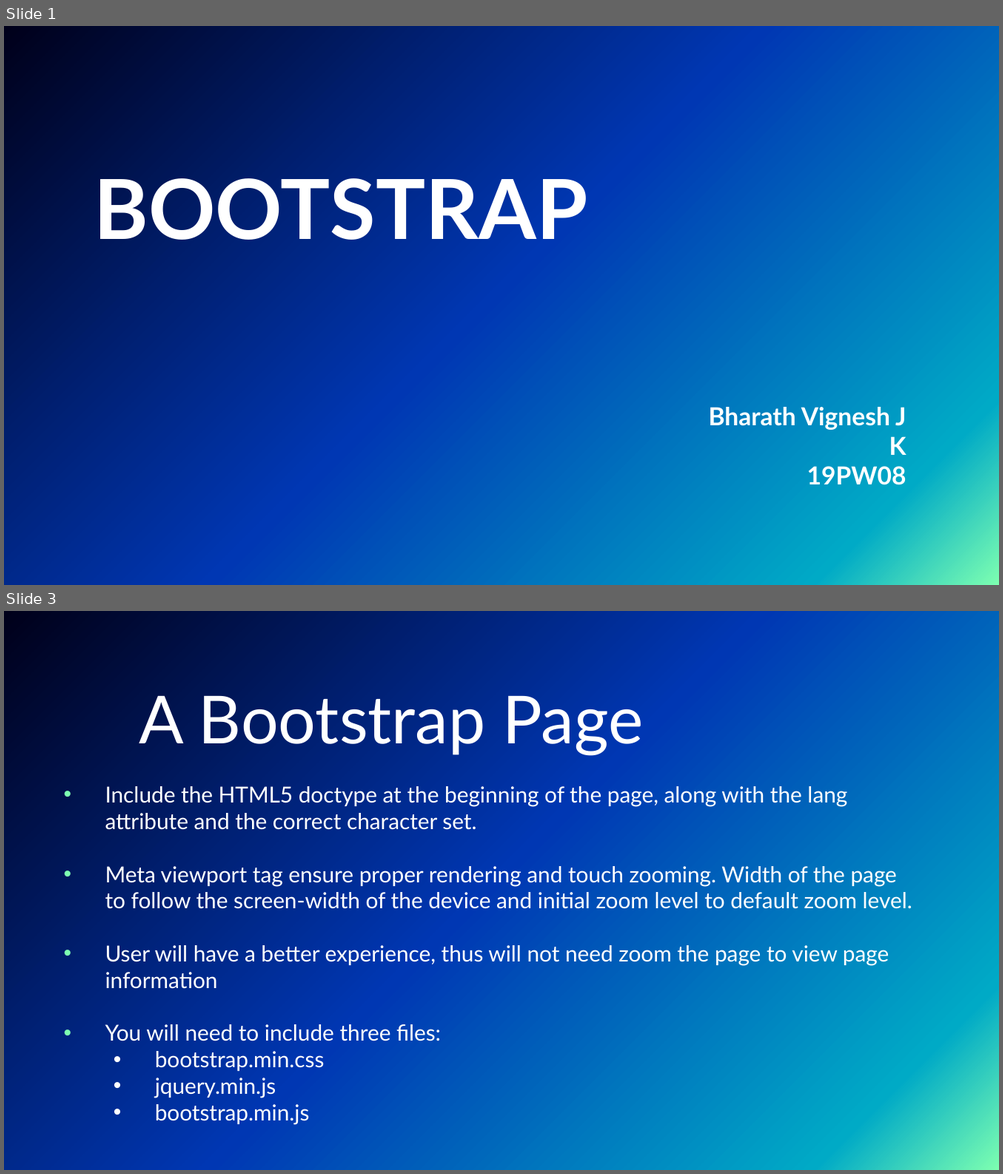
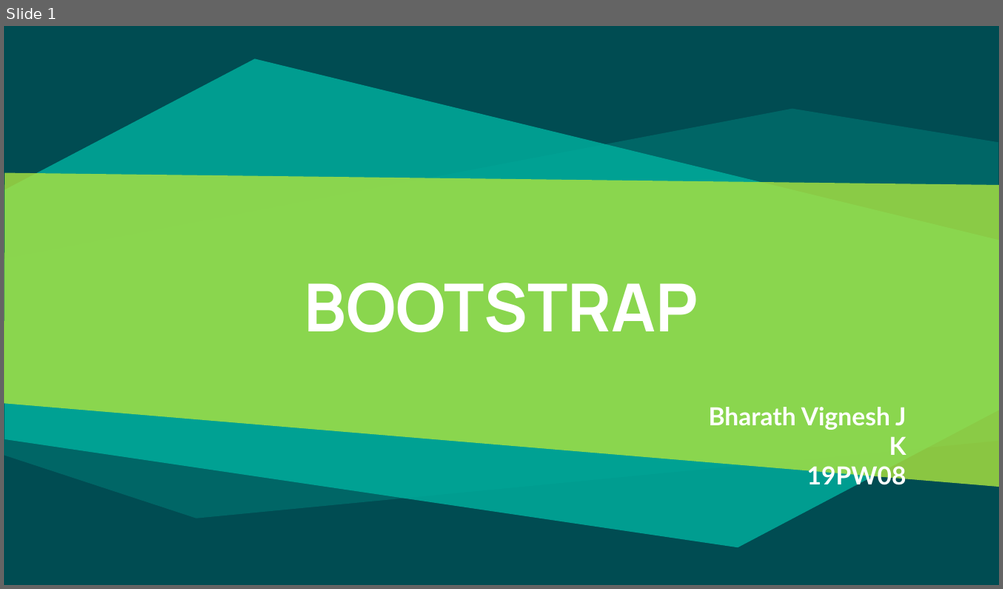
Before and after one commit to RazCrimson/Lab_Main, a slide deck: Sem 2/Web development Lab/Class/Bootstrap.pptx. Shown one above the other, each under a label of ours: slides 1 and 3 before the commit, slide 1 after it; the slides between them are not shown. The pictures are 1003x1174 and 1003x589 pixels, drawn with LibreOffice and Linux fonts; fonts in the diff are those of the drawing; background and template pictures are left out. Boxes give left, top, right and bottom in pixels: in the first picture for what was removed or moved away, otherwise in the second. Text is boxed around its words. In the diff, an @@ line names an element or a change of style, - is before the commit and + after.

```diff
--- a/Sem 2/Web development Lab/Class/Bootstrap.pptx
+++ b/Sem 2/Web development Lab/Class/Bootstrap.pptx
@@ slide 3 removed at [4, 611, 999, 1170], background picture (left out) @@
@@ text removed at [139, 686, 643, 755] @@
-A Bootstrap Page
@@ text removed at [105, 786, 912, 1125] @@
-• Include the HTML5 doctype at the beginning of the page, along with the lang attribute and the correct character set.
-• Meta viewport tag ensure proper rendering and touch zooming. Width of the page to follow the screen-width of the device and initial zoom level to default zoom level.
-• User will have a better experience, thus will not need zoom the page to view page information
-• You will need to include three files:
-  • bootstrap.min.css
-  • jquery.min.js
-  • bootstrap.min.js
@@ slide 1 changed as well @@
@@ background picture (left out) to #004C52 @@
@@ freeform shape added at [5, 59, 999, 548], fill #00AE9D at 83% opacity @@
@@ freeform shape added at [4, 109, 998, 518], fill #00AE9D at 27% opacity @@
@@ freeform shape added at [4, 173, 999, 488], fill #ABE33F at 81% opacity @@
@@ title "BOOTSTRAP": place and size @@
-title "BOOTSTRAP" at [94, 167, 588, 254]
+title "BOOTSTRAP" at [304, 283, 698, 333]
@@ title "BOOTSTRAP" at [304, 283, 698, 333]: size 60 to 48 pt, font Lato to Manrope; alignment left to centre; vertical alignment top to middle @@
```
Also in this commit, not shown: 6 other slides changed, 10 slides added, 3 other slides removed, 32 other files.
